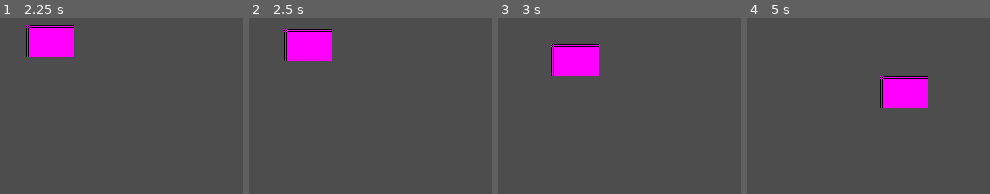
Above: before the commit, frames 1-4 (left to right).
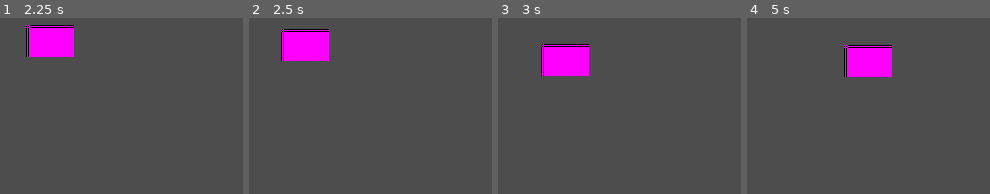
Above: after the commit, the same moments.

Repository: IRUSlan92I/ScrapFrontier
Game: Godot game, scene res://main.tscn
Two runs of this game, one before a commit and one after it. Both use one fixed random seed, a clock stepped at 60 frames per second and the inputs below.
Inputs:
- Up to frame 1 (2.25 s): click "Start" at 0.5 s; tap Enter at 1.25 s; hold Right (move_right) 1.28-2.03 s; hold Down (move_down) from 2.03 s (still down)
- Up to frame 2 (2.5 s): keep holding Down (move_down)
- Up to frame 3 (3 s): release Down (move_down) at 2.78 s; hold Right (move_right) from 2.78 s (still down)
- Up to frame 4 (5 s): release Right (move_right) at 3.53 s; hold Up (move_up) 3.53-4.28 s; hold Left (move_left) from 4.28 s (still down)

Frame 1 is identical in both runs. In frame 2, 0.6% of the frame differs, in the area x 13-35%, y 6-25%; in frame 3, 1.6%; in frame 4, 7.2%, in the area x 39-75%, y 15-52%.

Commit message:
Reworked player controls

Diff:
--- a/game/entities/player.gd
+++ b/game/entities/player.gd
@@ -10,9 +10,4 @@
 
 func _process(delta: float) -> void:
 	var input_direction := Input.get_vector("move_left", "move_right", "move_up", "move_down")
-
-	if input_direction.is_zero_approx():
-		$Ship.decelerate($Ship.deceleration * delta)
-	else:
-		var acceleration : Vector2 = input_direction * $Ship.acceleration * delta
-		$Ship.accelerate(acceleration)
+	$Ship.accelerate(input_direction, delta)
--- a/game/entities/ship.gd
+++ b/game/entities/ship.gd
@@ -25,20 +25,25 @@
 	position += _velocity * delta
 
 
-func accelerate(value: Vector2) -> void:
-	_velocity += value
-	_velocity = _velocity.clamp(Vector2(-max_speed, -max_speed), Vector2(max_speed, max_speed))
+func accelerate(direction: Vector2, delta: float) -> void:
+	var accel : Vector2 = direction * acceleration * delta
+	var decel : float = deceleration * delta
+
+	_velocity.x = _get_new_speed(accel.x, decel, _velocity.x)
+	_velocity.y = _get_new_speed(accel.y, decel, _velocity.y)
+
+	if _velocity.length() > max_speed:
+		_velocity = _velocity.normalized() * max_speed
 
 
-func decelerate(value: float) -> void:
-	var current_speed := _velocity.length()
-
-	if current_speed <= 0:
-		_velocity = Vector2.ZERO
-		return
-
-	var new_speed := current_speed - value
-	if new_speed < 0:
-		new_speed = 0
-
-	_velocity = _velocity.normalized() * new_speed
+func _get_new_speed(accel: float, decel: float, current_speed: float) -> float:
+	if is_zero_approx(accel):
+		if absf(current_speed) < decel:
+			return 0.0
+		else:
+			if current_speed < 0:
+				return current_speed + decel
+			else:
+				return current_speed - decel
+	else:
+		return current_speed + accel
